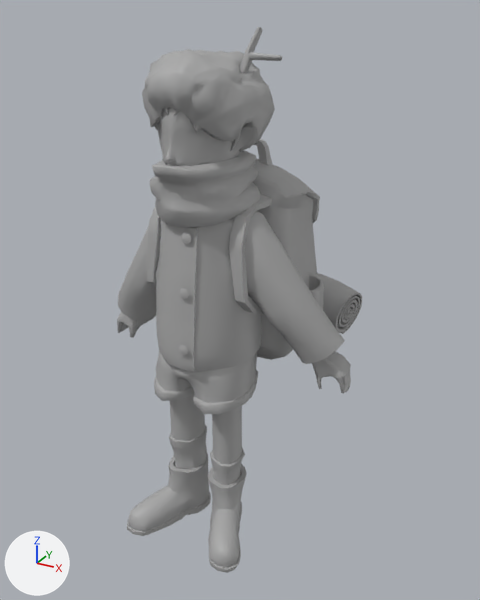
The FBX model Lottie/Animations/Arnion/Dash/Arnion_Dash.fbx as it was, and as the next commit left it.
Camera for both pictures: a 50 mm lens placed at (0.503, -0.799, 0.827), pointed at (0.014, 0.089, 0.383). The lights are fixed; the arrows at lower left show +X, +Y and +Z. Where no turn or scale is listed for an object, it has been applied to the vertices.

The first picture shows 'Bag_Model', 'Blanket_Rollup', 'Bod', 'Hair1'.
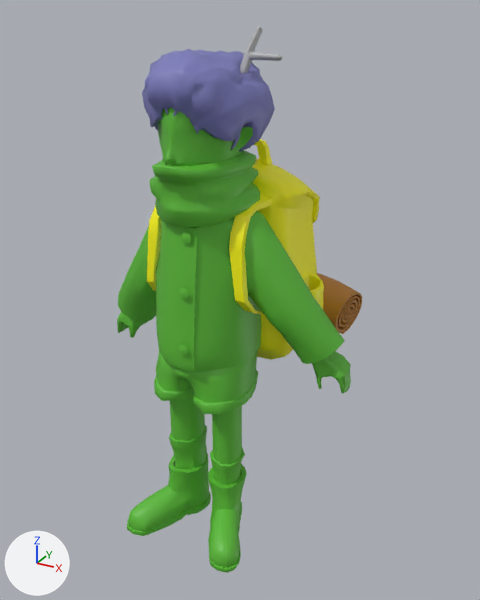
Commit message: Arnion dash redo

Location of each change, [x1, y1, x2, y2] in pixels of the pictures (480 x 600 px):
'Bod', recoloured (grey to green)
    both: [117, 108, 351, 573]
'Hair1', recoloured (grey to blue)
    both: [142, 49, 275, 152]
'Bag_Model', recoloured (grey to yellow)
    both: [147, 139, 324, 360]
'Blanket_Rollup', recoloured
    both: [317, 273, 362, 334]

Patch to the scene script:
```diff
--- a/Lottie/Animations/Arnion/Dash/Arnion_Dash.fbx.py
+++ b/Lottie/Animations/Arnion/Dash/Arnion_Dash.fbx.py
@@ mat_backpack @@
+mat_backpack = principled_material('Backpack')
+mat_backpack.base_color = (1.0, 0.954, 0.0)  # yellow #fffa00
@@ mat_hair2 @@
+mat_hair2 = principled_material('Hair2')
+mat_hair2.base_color = (0.199, 0.199, 0.5)  # blue #7b7bbc
@@ mat_blanket @@
+mat_blanket = principled_material('Blanket')
+mat_blanket.base_color = (0.5, 0.212, 0.032)  # orange #bc7f32
@@ mat_body1 @@
+mat_body1 = principled_material('Body1')
+mat_body1.base_color = (0.11, 0.5, 0.0385)  # green #5dbc37
@@ me_mesh_003 @@
 me_mesh_003.from_pydata(...)  # 1242 vertices, 2480 faces; spans x -0.168..0.168, y -0.038..0.037, z -0.062..0.047
-me_mesh_003.materials.append(mat_standardsurface1)  # grey #aaaaaa
+me_mesh_003.materials.append(mat_blanket)  # orange #bc7f32
@@ me_mesh_002 @@
 me_mesh_002.from_pydata(...)  # 1042 vertices, 2086 faces; spans x -0.144..0.144, y -0.114..0.21, z -0.136..0.232
-me_mesh_002.materials.append(mat_standardsurface1)  # grey #aaaaaa
+me_mesh_002.materials.append(mat_backpack)  # yellow #fffa00
@@ me_mesh @@
 me_mesh.from_pydata(...)  # 685 vertices, 1366 faces; spans x -0.66..0.68, y -0.52..0.58, z -0.95..0.63
-me_mesh.materials.append(mat_standardsurface1)  # grey #aaaaaa
+me_mesh.materials.append(mat_hair2)  # blue #7b7bbc
@@ me_mesh_004 @@
 me_mesh_004.from_pydata(...)  # 3210 vertices, 6080 faces; spans x -0.222..0.222, y -0.112..0.103, z 0.0..0.761
-me_mesh_004.materials.append(mat_standardsurface1)  # grey #aaaaaa
+me_mesh_004.materials.append(mat_body1)  # green #5dbc37
```
